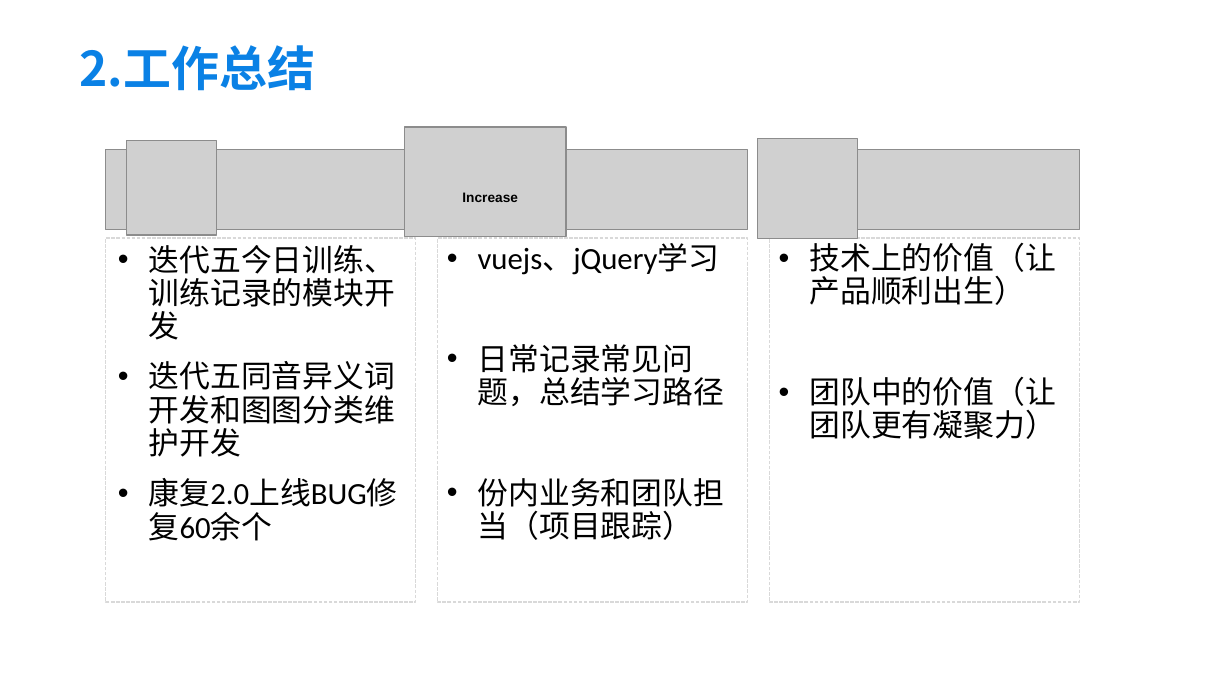
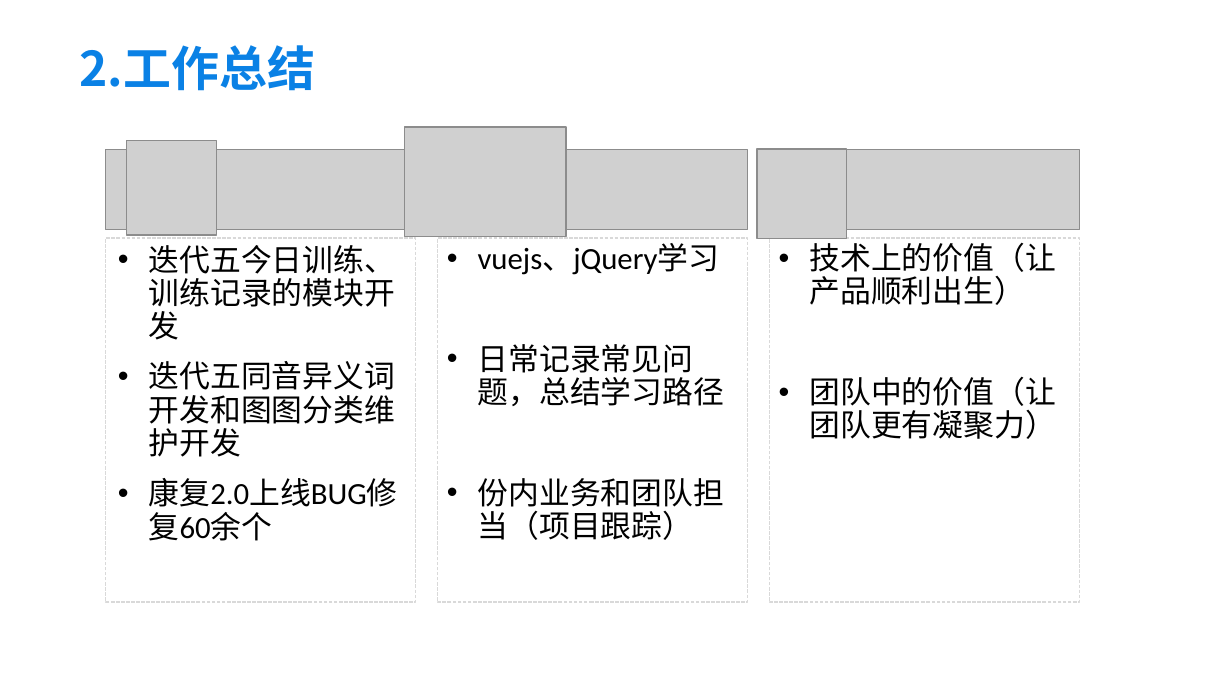
Before and after one commit to gooneyear/lines, a slide deck: slide 4 of positive.ppt. Drawn at 1232x693 pixels with LibreOffice and Linux fonts; fonts in the diff are those of the drawing; grey boxes stand for pictures; background and template pictures are left out. Boxes give left, top, right and bottom in pixels: in the first picture for what was removed or moved away, otherwise in the second. Text is boxed around its words. In the diff, an @@ line names an element or a change of style, - is before the commit and + after.

```diff
--- a/positive.ppt
+++ b/positive.ppt
@@ picture resized from (x1=758, y1=138, x2=857, y2=238) to (x1=758, y1=149, x2=848, y2=239) @@
@@ text removed at (x1=462, y1=192, x2=518, y2=202) @@
-Increase
```
Also in this commit, not shown: 1 other slide changed.
